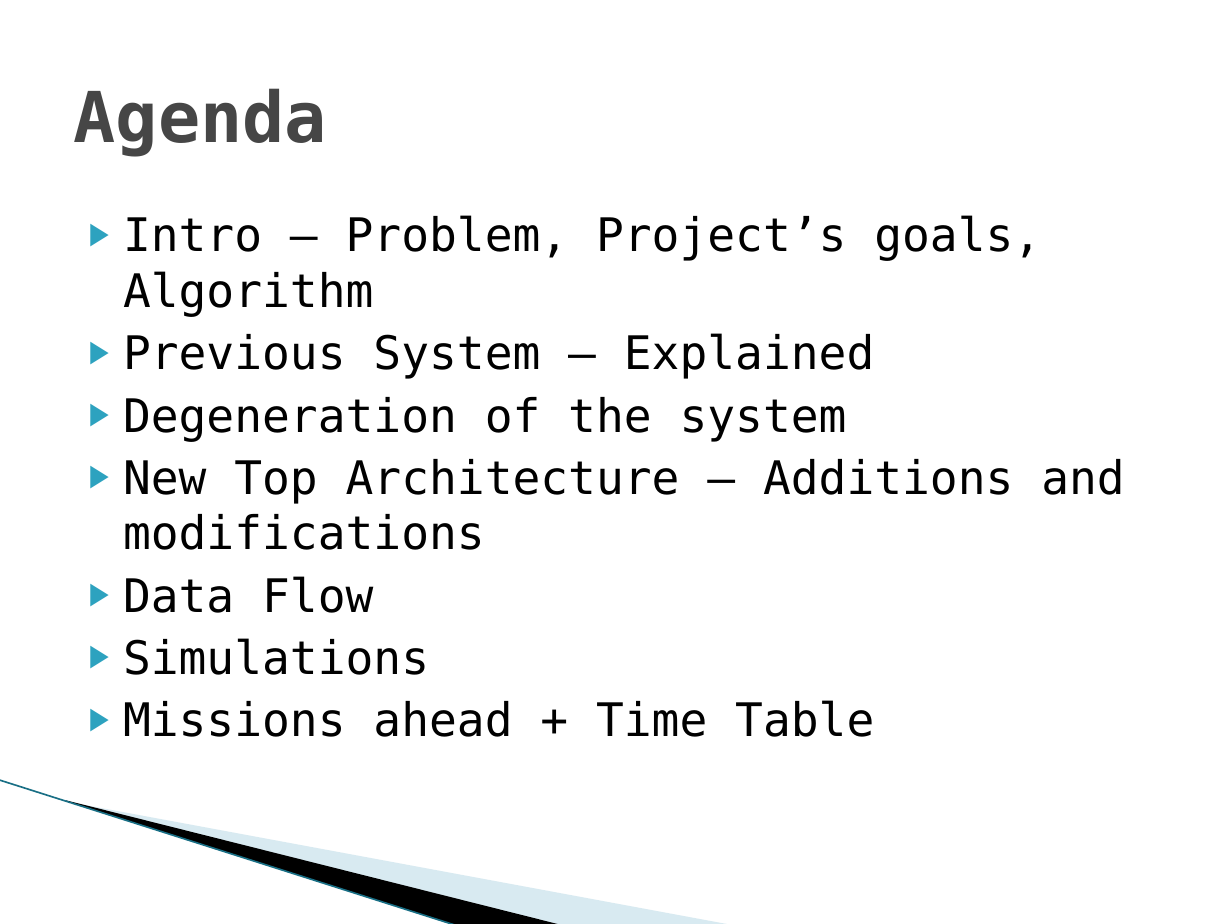
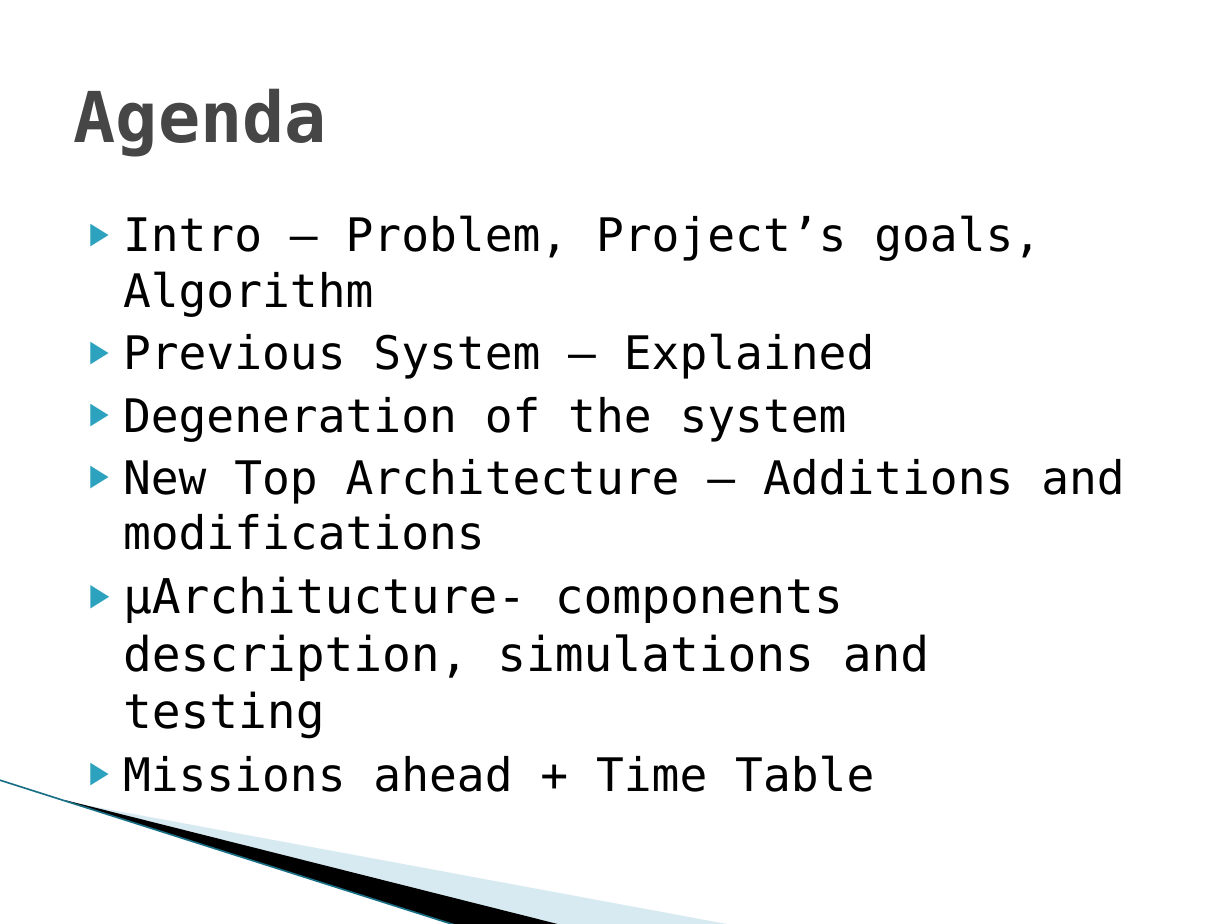
Before and after one commit to shizzz88/image-rotation-technion-ee, a slide deck: slide 2 of Presentation/Final_part_A_Presentation.pptx. Drawn at 1232x924 pixels with LibreOffice and Linux fonts; fonts in the diff are those of the drawing; background and template pictures are left out. Boxes give left, top, right and bottom in pixels: in the first picture for what was removed or moved away, otherwise in the second. Text is boxed around its words. In the diff, an @@ line names an element or a change of style, - is before the commit and + after.

```diff
--- a/Presentation/Final_part_A_Presentation.pptx
+++ b/Presentation/Final_part_A_Presentation.pptx
@@ text at (x1=123, y1=576, x2=929, y2=739): text changed; size 27 to 28 pt @@
-▶ Data Flow
-▶ Simulations
+▶ µArchitucture- components description, simulations and testing
```
Also in this commit, not shown: 16 other slides changed, 8 slides added, 4 slides removed, 6 other files.
